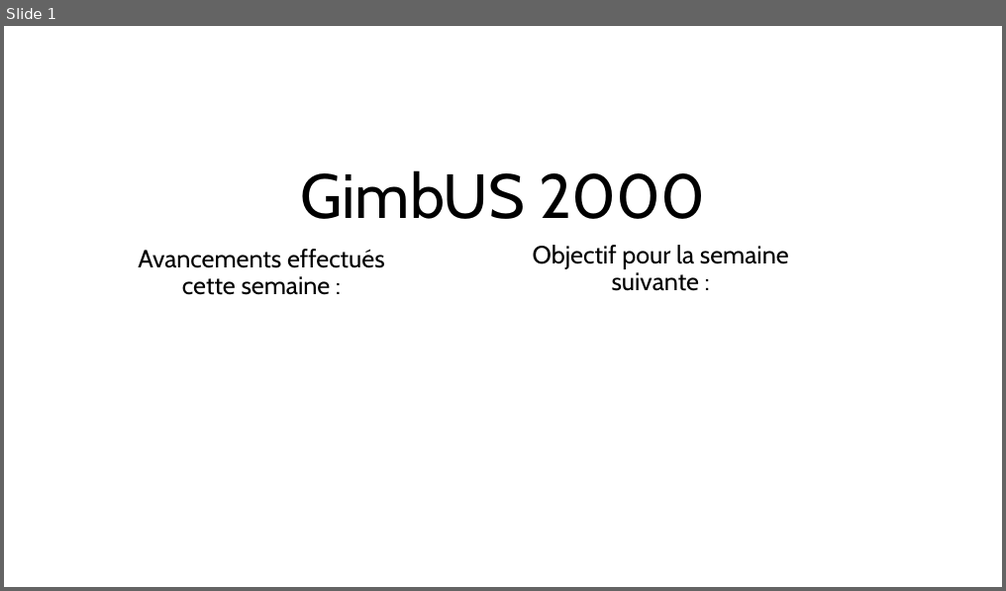
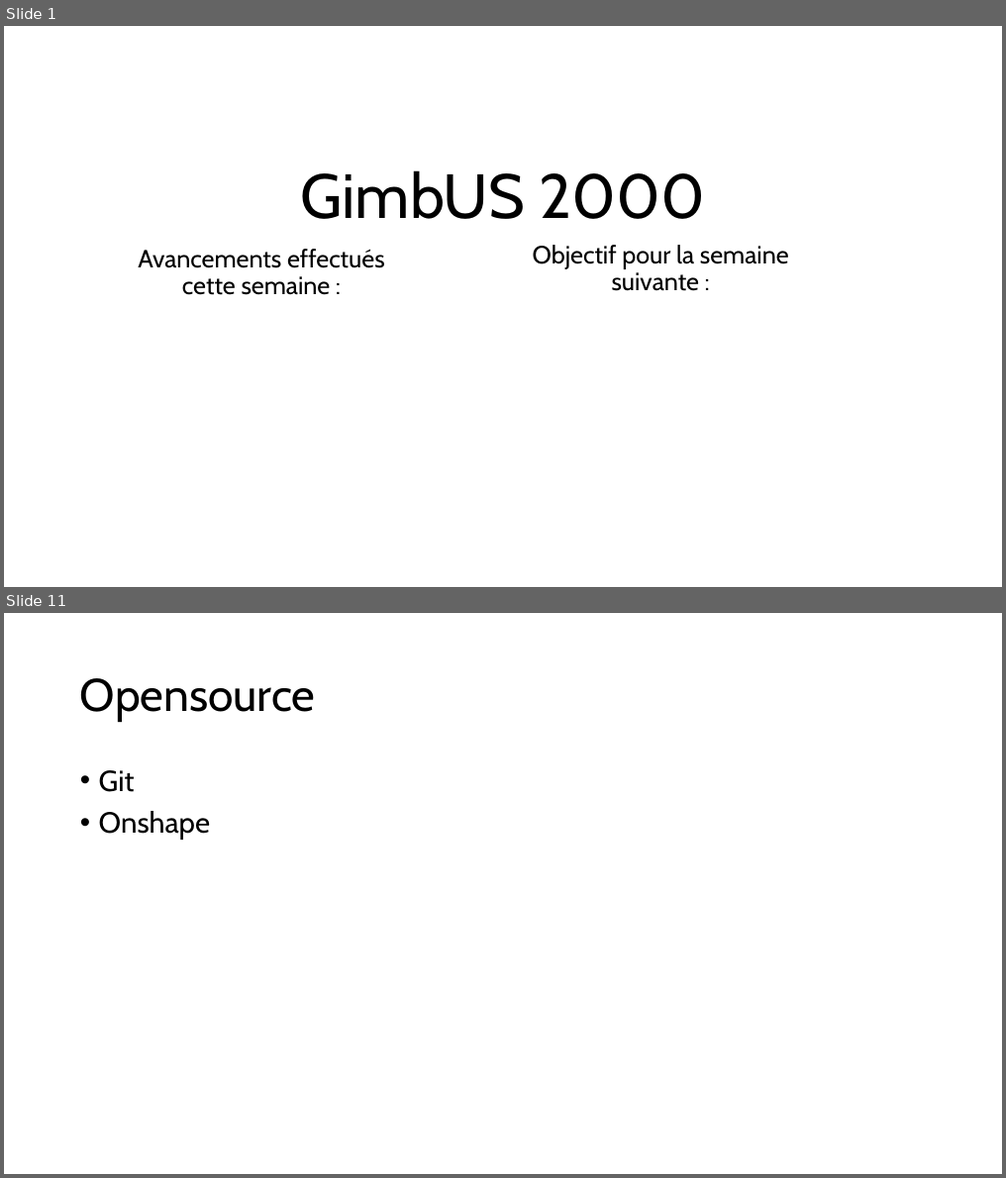
Before and after one commit to BuzzLaiclere03/BallUS, a slide deck: Tableau de bord/Tableau de bord semaine 4.pptx. Shown one above the other, each under a label of ours: slide 1 before the commit, slides 1 and 11 after it; the slides between them are not shown. The pictures are 1006x591 and 1006x1178 pixels, drawn with LibreOffice and Linux fonts; fonts in the diff are those of the drawing. Boxes give left, top, right and bottom in pixels: in the first picture for what was removed or moved away, otherwise in the second. Text is boxed around its words. In the diff, an @@ line names an element or a change of style, - is before the commit and + after.

```diff
--- a/Tableau de bord/Tableau de bord semaine 4.pptx
+++ b/Tableau de bord/Tableau de bord semaine 4.pptx
@@ slide 11 added at (x1=4, y1=613, x2=1002, y2=1174), background #FFFFFF @@
@@ title added at (x1=80, y1=678, x2=316, y2=722), 44 pt, text #000000 @@
+Opensource
@@ text added at (x1=99, y1=770, x2=210, y2=840), 28 pt, text #000000 @@
+• Git
+• Onshape
```
Also in this commit, not shown: 10 other slides added, 5 other files.
